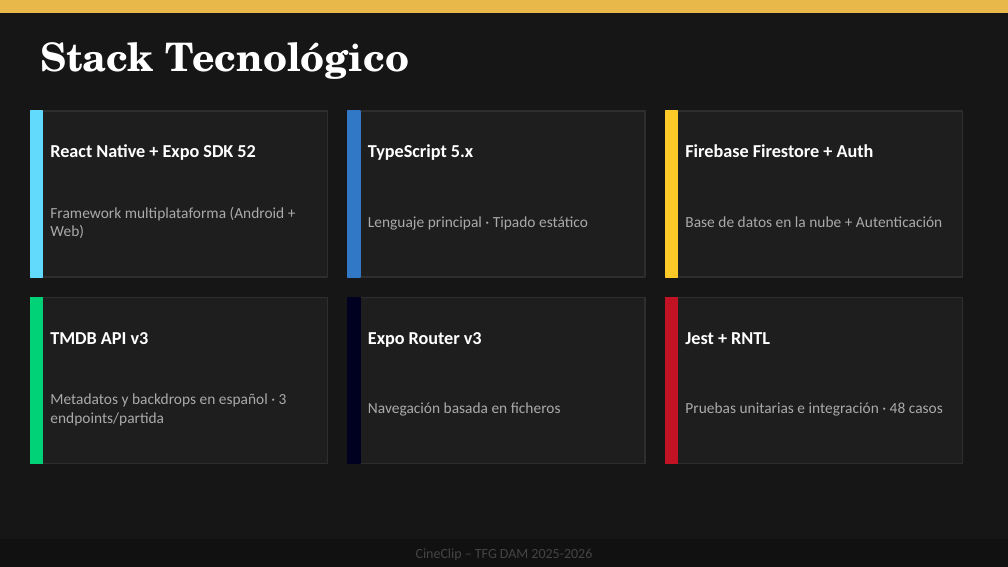
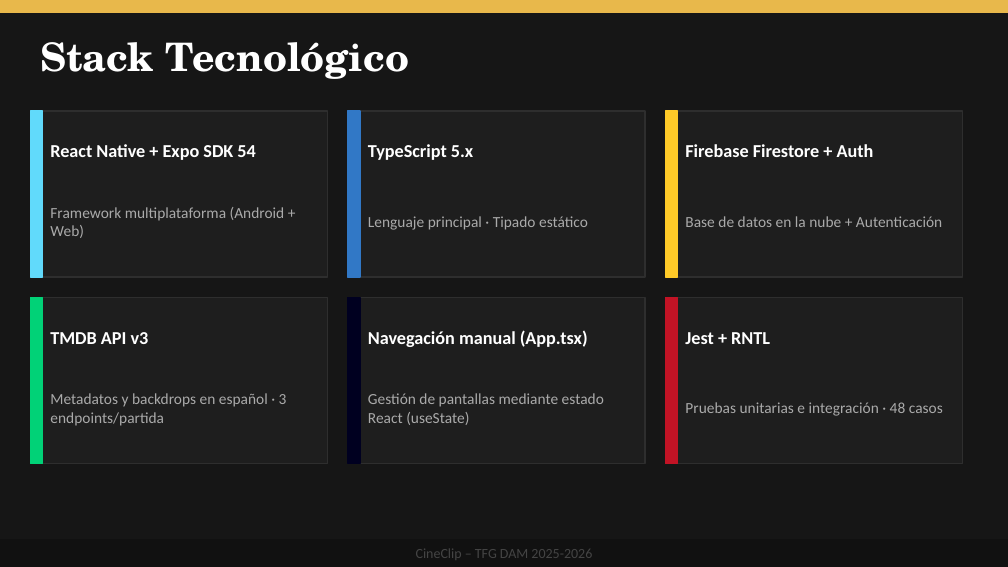
Before and after one commit to Sergiognlz/TFG-SergioGonzalez, a slide deck: slide 3 of CineClip_Presentacion_TFG.pptx. Drawn at 1008x567 pixels with LibreOffice and Linux fonts; fonts in the diff are those of the drawing. Boxes give left, top, right and bottom in pixels: in the first picture for what was removed or moved away, otherwise in the second. Text is boxed around its words. In the diff, an @@ line names an element or a change of style, - is before the commit and + after.

```diff
--- a/CineClip_Presentacion_TFG.pptx
+++ b/CineClip_Presentacion_TFG.pptx
@@ text at <box>50,144,255,160</box>: text changed @@
-React Native + Expo SDK 52
+React Native + Expo SDK 54
@@ text at <box>368,330,588,347</box>: text changed @@
-Expo Router v3
+Navegación manual (App.tsx)
@@ text at <box>368,393,604,425</box>: text changed @@
-Navegación basada en ficheros
+Gestión de pantallas mediante estado React (useState)
```
Also in this commit, not shown: 1 other slide changed, 2 other files.
